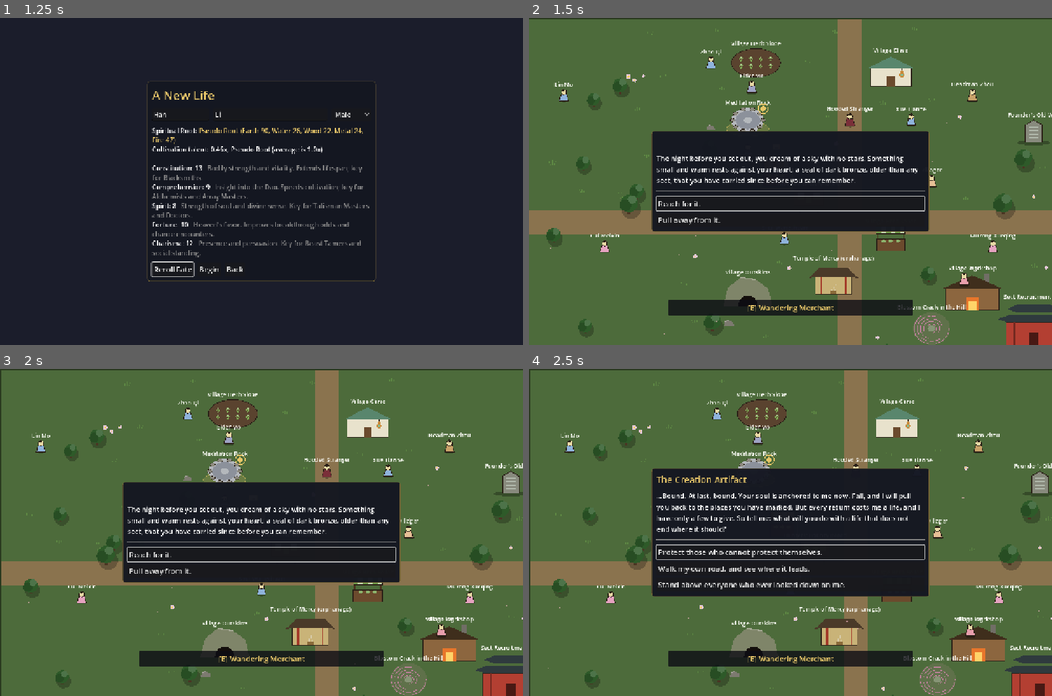
Above: before the commit, frames 1-4 (two rows, left to right).
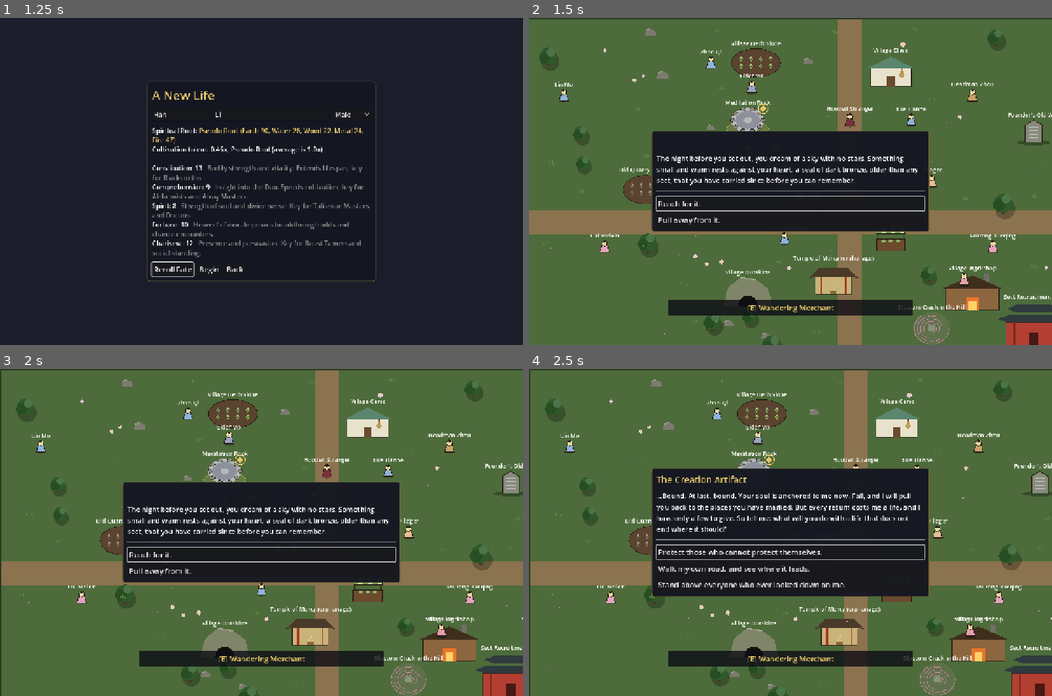
Above: after the commit, the same moments.

Repository: samridghimire/cultivation-game
Game: Godot game, scene res://src/ui/main_menu.tscn
The game is run twice, just before and just after one commit, with the same random seed, the same clock (stepped at 60 frames per second) and the same inputs.
Inputs:
- Up to frame 1 (1.25 s): click "New Game" at 0.5 s
- Up to frame 2 (1.5 s): click "Begin" at 1.25 s
- Up to frame 3 (2 s): no input
- Up to frame 4 (2.5 s): click "Reach for it." at 2 s

Frame 1 is identical in both runs. In frame 2, 2.2% of the frame differs, in the area x 2-97%, y 3-100%; in frame 3, 2.1%; in frame 4, 2.1%.

Commit message:
[C-151] Old Quarry Tailings: Qingshi yields iron for a smith's orders
New gather place (iron_essence 4 / spirit_herb 1 / nothing 4, 3 days). Iron Sword now 2 iron + 1 herb,
Iron Scale Armor 3 iron + 1 herb. Profession income (gathered Blacksmith, per day): 1.13 -> 1.84
(odd jobs 0.94); gatherer stays 2.24 (the spec's weight 6/min1/max2 made iron a money press:
gatherer 3.17, Blacksmith 2.70, so weights were cut to 4/1/4, one iron a roll; the half-rolls test also needs >=50% finds).
The sim already gathers each ingredient at its best place. Tests updated for the new recipes.

Co-Authored-By: Claude Sonnet 5.5 <noreply@anthropic.com>
Claude-Session: https://claude.ai/code/session_01Uj6VSBEQWS4ANLs2UdtVjS

Diff:
--- a/data/recipes.json
+++ b/data/recipes.json
@@ -19,8 +19,8 @@
     {"id": "mahayana_pill", "name": "Great Vehicle Pill", "profession": "alchemist", "ingredients": {"thousand_year_lin …(253 unchanged characters)…
     {"id": "foundation_establishment_pill", "name": "Foundation Establishment Pill", "profession": "alchemist", "ingred …(278 unchanged characters)…
     {"id": "jade_marrow_pill", "name": "Jade Marrow Pill", "profession": "alchemist", "ingredients": {"thousand_year_li …(199 unchanged characters)…
-    {"id": "iron_sword", "name": "Iron Sword", "profession": "blacksmith", "ingredients": {"iron_essence": 1, "spirit_herb": 3}, "output": {"item": "iron_sword", "count": 1}, "min_rank": 0, "days": 4, "difficulty": 0.0, "xp": 25, "starter": true},
-    {"id": "iron_scale_armor", "name": "Iron Scale Armor", "profession": "blacksmith", "ingredients": {"iron_essence": 1, "spirit_herb": 4}, "output": {"item": "iron_scale_armor", "count": 1}, "min_rank": 0, "days": 5, "difficulty": 0.05, "xp": 30, "starter": true},
+    {"id": "iron_sword", "name": "Iron Sword", "profession": "blacksmith", "ingredients": {"iron_essence": 2, "spirit_herb": 1}, "output": {"item": "iron_sword", "count": 1}, "min_rank": 0, "days": 4, "difficulty": 0.0, "xp": 25, "starter": true},
+    {"id": "iron_scale_armor", "name": "Iron Scale Armor", "profession": "blacksmith", "ingredients": {"iron_essence": 3, "spirit_herb": 1}, "output": {"item": "iron_scale_armor", "count": 1}, "min_rank": 0, "days": 5, "difficulty": 0.05, "xp": 30, "starter": true},
     {"id": "cold_iron_saber", "name": "Cold Iron Saber", "profession": "blacksmith", "ingredients": {"cold_iron": 3, "i …(208 unchanged characters)…
     {"id": "azure_guard_robe", "name": "Azure Guard Robe", "profession": "blacksmith", "ingredients": {"star_silver": 1, "azure_crystal": 2, "cold_iron": 2}, "output": {"item": "azure_guard_robe", "count": 1}, "min_rank": 2, "days": 20, "difficulty": 0.2, "xp": 200, "starter": true},
     {"id": "profound_iron_spear", "name": "Profound Iron Spear", "profession": "blacksmith", "ingredients": {"profound_ …(210 unchanged characters)…
--- a/data/regions.json
+++ b/data/regions.json
@@ -34,7 +34,7 @@
         {"to": "misty_forest", "days": 3},
         {"to": "fallen_star_market", "days": 10}
       ],
-      "quiet_lines": ["Smoke curls from the village chimneys …(349 unchanged characters)… ens all afternoon and never arrives.", "You count the roofs, the fences, the str …(68 unchanged characters)…
+      "quiet_lines": ["Smoke curls from the village chimneys …(349 unchanged characters)… ens all afternoon and never arrives.", "Up at the old quarry, a boy sifts the grey tailings for rust-red flecks and calls it work.", "You count the roofs, the fences, the str …(68 unchanged characters)…
       "places": [
         {"type": "meditation", "anchor_id": "qingshi_rock", "display_name": "Meditation Rock", "pos": [550, 250], "size": [80, 60], "color": "8c919e"},
         {"type": "meditation", "anchor_id": "qingshi_spring", "display_name": "Spirit Spring (2x qi)", "pos": [1400, 160], "size": [90, 70], "color": "59b3d9", "qi_density": 2.0},
@@ -45,6 +45,7 @@
         {"type": "merchant", "display_name": "Wandering Merchant", "pos": [620, 380], "size": [60, 60], "color": "d9b34d", "buy_tags": ["herb", "ore", "beast_material"]},
         {"type": "merchant", "display_name": "Village Herb Seller", "pos": [900, 540], "size": [70, 60], "color": "6f9f4a", "stock_tags": ["herb", "ore"], "max_price": 8},
         {"type": "gather", "display_name": "Village Herb Slope", "pos": [570, 110], "size": [120, 70], "color": "7fae58 …(322 unchanged characters)…
+        {"type": "gather", "display_name": "Old Quarry Tailings", "pos": [300, 420], "size": [110, 70], "color": "7a6e60", "gather_days": 3, "gather_table": [{"item": "iron_essence", "weight": 4, "min": 1, "max": 1}, {"item": "spirit_herb", "weight": 1, "min": 1, "max": 1}, {"item": "", "weight": 4}]},
         {"type": "deed_giver", "display_name": "Hooded Stranger", "pos": [800, 250], "size": [30, 30], "color": "7a2f3a", "deed_context": "poisoner", "hidden_by_flag": "poisoner_gone"},
         {"type": "deed_giver", "display_name": "Headman Zhou", "pos": [1100, 190], "size": [30, 30], "color": "c9a26b", "deed_context": "headman"},
         {"type": "deed_giver", "display_name": "Villager", "pos": [1000, 400], "size": [30, 30], "color": "e6bf99", "deed_context": "villager", "hidden_by_flag": "villager_dead"},
--- a/tests/unit/test_alchemy.gd
+++ b/tests/unit/test_alchemy.gd
@@ -298,8 +298,8 @@
 	assert_eq(m["cost"], cost)
 	assert_eq(m["value"], int(d.recipes["qi_gathering_pill"]["output"]["count"]) * Items.sell_price(d, "qi_gathering_pill"))
 	var sword := Alchemy.recipe_margin(d, "iron_sword")
-	assert_eq(sword["cost"], 26)
-	assert_eq(sword["value"], 30)
+	assert_eq(sword["cost"], 22)
+	assert_eq(sword["value"], 29)
 	var none := Alchemy.recipe_margin(d, "no_such_recipe")
 	assert_eq(none["cost"], 0)
 	assert_eq(none["value"], 0)
--- a/tests/unit/test_equipment.gd
+++ b/tests/unit/test_equipment.gd
@@ -84,8 +84,8 @@
 func test_forge_produces_equipment() -> void:
 	var c := new_character()
 	c.attributes["constitution"] = 15
-	c.add_item("iron_essence", 1)
-	c.add_item("spirit_herb", 3)
+	c.add_item("iron_essence", 2)
+	c.add_item("spirit_herb", 1)
 	var result := Alchemy.refine(c, data(), "iron_sword", seeded_rng())
 	assert_true(result["ok"])
 	assert_eq(c.item_count("iron_essence"), 0)
@@ -111,8 +111,8 @@
 	gs.unequip("weapon")
 	assert_eq(c.item_count("iron_sword"), 1)
 	assert_false(c.equipment.has("weapon"))
-	c.add_item("iron_essence", 1)
-	c.add_item("spirit_herb", 3)
+	c.add_item("iron_essence", 2)
+	c.add_item("spirit_herb", 1)
 	gs.refine("iron_sword")
 	assert_eq(c.item_count("iron_essence"), 0)
 	assert_gt(clock.total_days, days, "forging takes time")
Not shown, changed: docs/balance_baseline.txt
